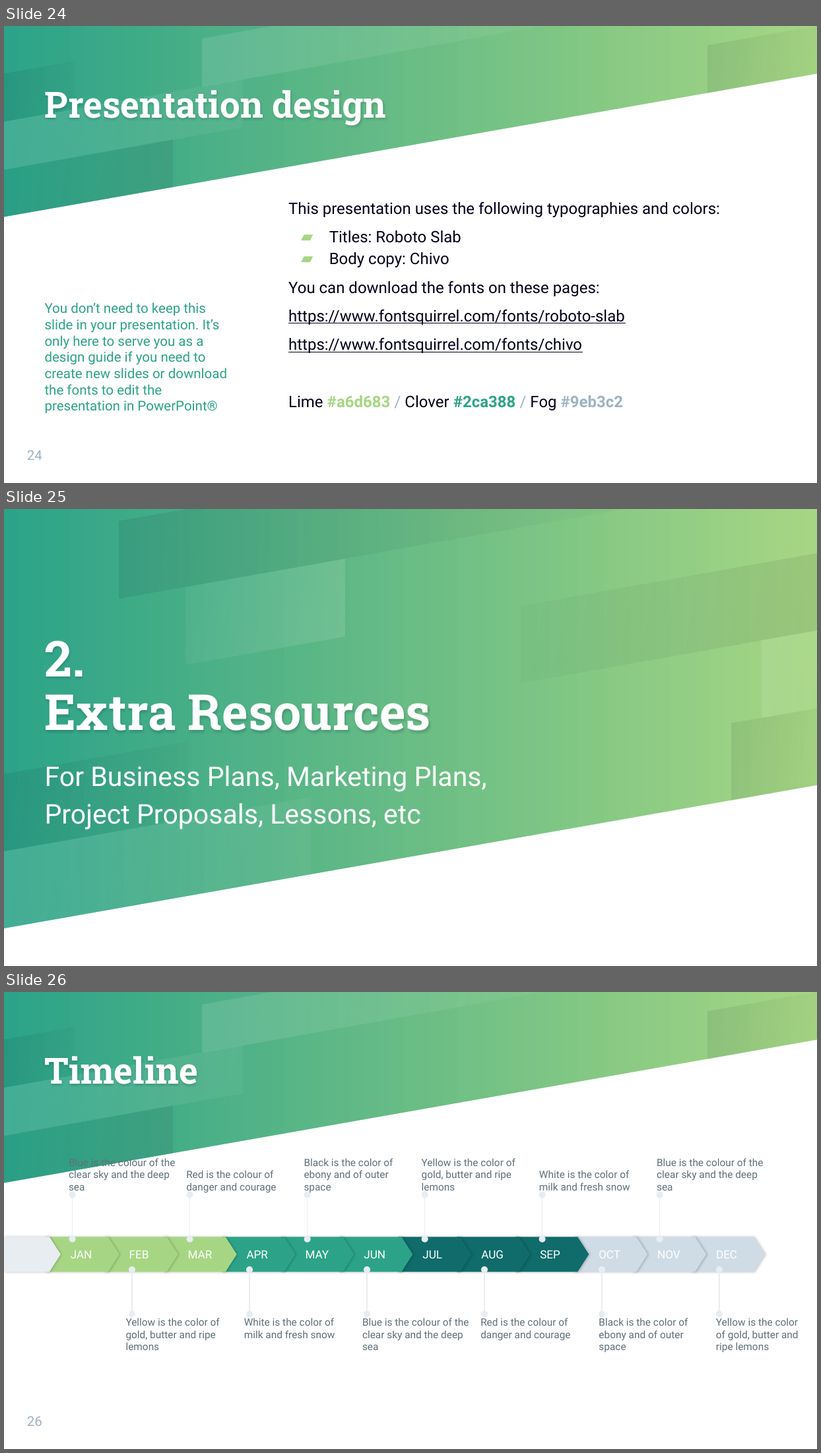
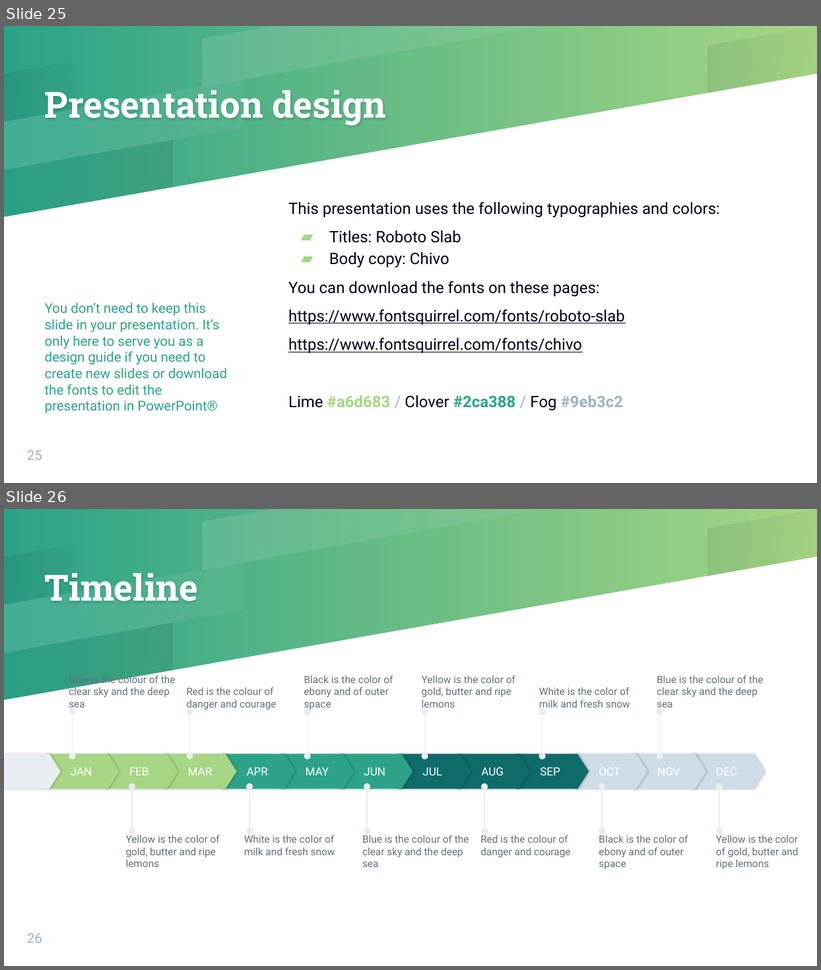
Before and after one commit to Challett1129/Group1-Project, a slide deck: assets/Presentation/Group-1-Presentation-Slides v3.pptx. Shown one above the other, each under a label of ours: slides 24, 25 and 26 before the commit, slides 25 and 26 after it. The pictures are 821x1453 and 821x970 pixels, drawn with LibreOffice and Linux fonts; fonts in the diff are those of the drawing. Boxes give left, top, right and bottom in pixels: in the first picture for what was removed or moved away, otherwise in the second. Text is boxed around its words. In the diff, an @@ line names an element or a change of style, - is before the commit and + after.

```diff
--- a/assets/Presentation/Group-1-Presentation-Slides v3.pptx
+++ b/assets/Presentation/Group-1-Presentation-Slides v3.pptx
@@ slide 25 removed at [4,509,817,966], background gradient #2CA388 to #A6D683 @@
@@ title removed at [45,640,431,731] @@
-2.
-Extra Resources
@@ group removed at [4,509,817,966]: 8 freeform shapes @@
@@ subtitle removed at [45,766,487,830] @@
-For Business Plans, Marketing Plans, Project Proposals, Lessons, etc
@@ what was slide 24 is now slide 25 @@
@@ page number at [27,450,42,460]: text changed @@
-24
+25
```
Also in this commit, not shown: 2 slides changed, 1 slide added.
